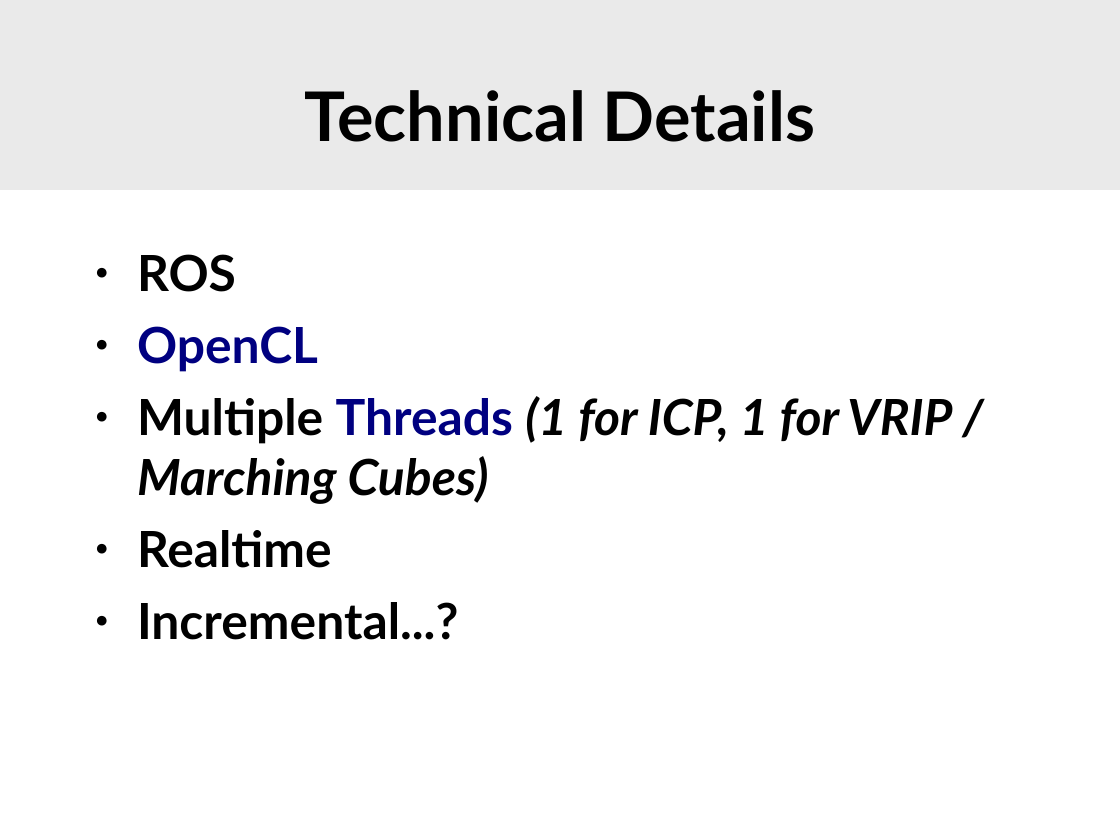
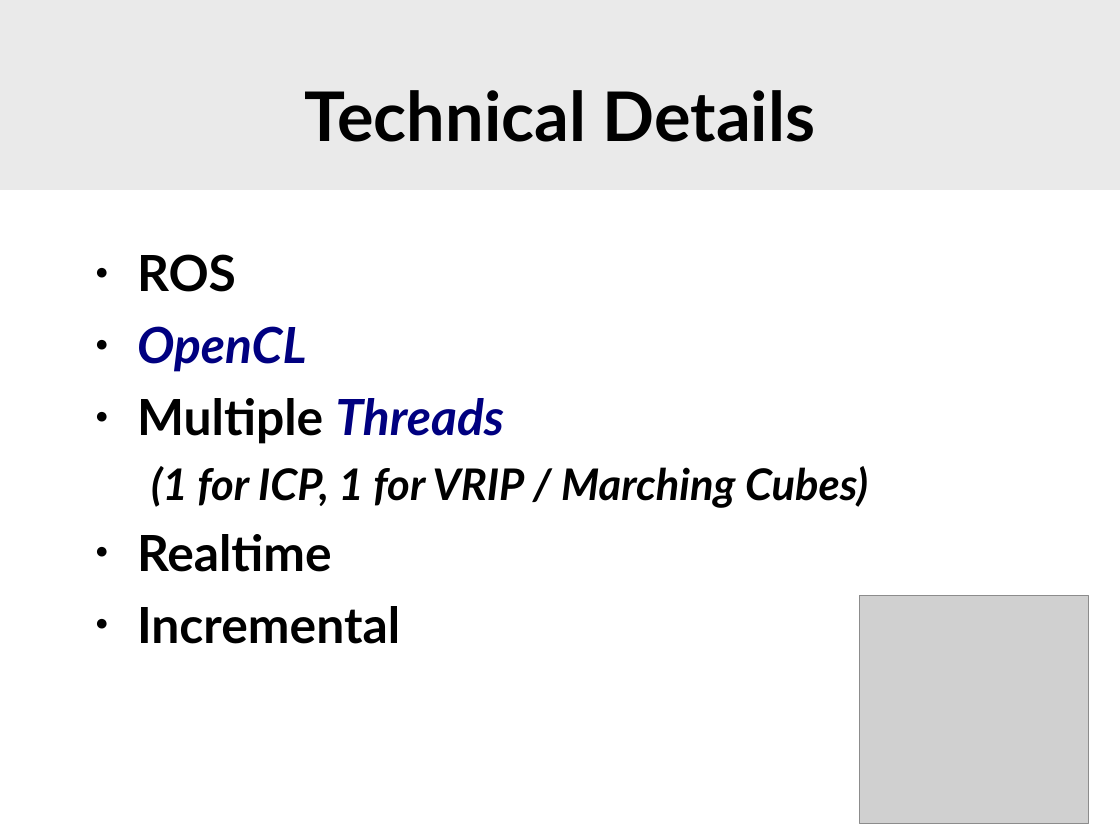
Before and after one commit to SgtPepper123/ICP_3dPhoto, a slide deck: slide 12 of GPGPU presentation/Presentation.odp. Drawn at 1120x840 pixels with LibreOffice and Linux fonts; fonts in the diff are those of the drawing; grey boxes stand for pictures; background and template pictures are left out. Boxes give left, top, right and bottom in pixels: in the first picture for what was removed or moved away, otherwise in the second. Text is boxed around its words. In the diff, an @@ line names an element or a change of style, - is before the commit and + after.

```diff
--- a/GPGPU presentation/Presentation.odp
+++ b/GPGPU presentation/Presentation.odp
@@ text at (137, 326, 307, 372): italic on in "OpenCL" @@
@@ text at (137, 398, 868, 508): text changed; size 32 to 28 pt @@
-● Multiple Threads (1 for ICP, 1 for VRIP / Marching Cubes)
+● Multiple Threads
+  (1 for ICP, 1 for VRIP / Marching Cubes)
@@ picture added at (860, 596, 1089, 824) @@
@@ text at (137, 606, 400, 644): text changed @@
-● Incremental...?
+● Incremental
```
Also in this commit, not shown: 11 other slides changed, 1 slide added, 4 other files.
